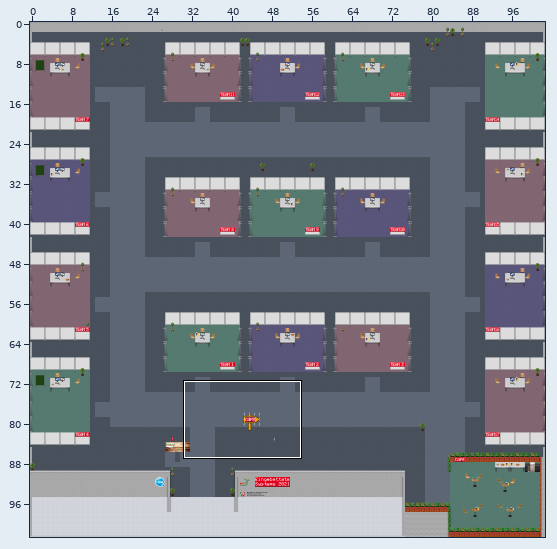
One commit to this Tiled map (JSON): map/map.json. Above, an overview of the earlier version with the close-up marked.
Close-up. Earlier state:
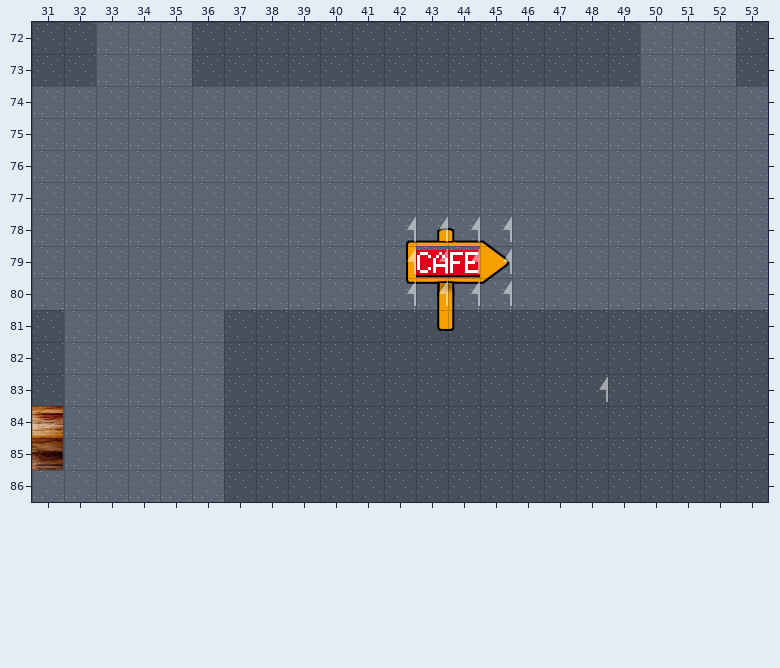
Cells are 32x32 px. Shown: x 31..53, y 72..86. The commit also changed other parts of the map, which this record leaves out.
After:
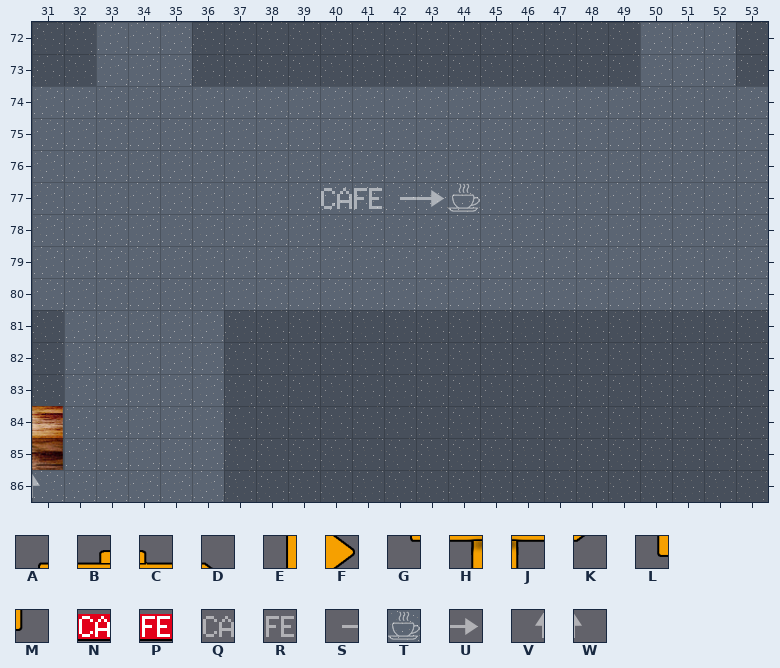
Key: from "Eqipment": A 5, B 6, C 7, D 8, E 15, F 18, G 25, H 26, J 27, K 28, L 36, M 37; from "Schrift": N 70, P 71, Q 72, R 73, S 74, T 82, U 84, V 92, W 93.
_ is an empty cell.
See-through tiles are keyed as they look on the map.
The exact change:
Layer "Equipment":
There is now tile Q in row 77 at x 40.
There is now tile R in row 77 at x 41.
There is now tile S in row 77 at x 42.
There is now tile T in row 77 at x 44.
There is now tile U in row 77 at x 43.
There is now tile W in row 86 at x 31.
Layer "override":
Tile A is removed in row 78 at x 42.
Tile B is removed in row 78 at x 43.
Tile C is removed in row 78 at x 44.
Tile D is removed in row 78 at x 45.
Tile E is removed in row 79 at x 42.
Tile F is removed in row 79 at x 45.
Tile G is removed in row 80 at x 42.
Tile H is removed in row 80 at x 43.
Tile J is removed in row 80 at x 44.
Tile K is removed in row 80 at x 45.
Tile L is removed in row 81 at x 43.
Tile M is removed in row 81 at x 44.
Tile N is removed in row 79 at x 43.
Tile P is removed in row 79 at x 44.
Layer "override2":
Tile V is removed in rows 78 to 80 at x 42 to 45; in row 83 at x 48.
Where, in picture pixels (left, top, right, bottom), the same in both close-ups:
changed: (321, 183, 512, 331)
removed: (599, 377, 608, 402)
added: (32, 474, 40, 498)
